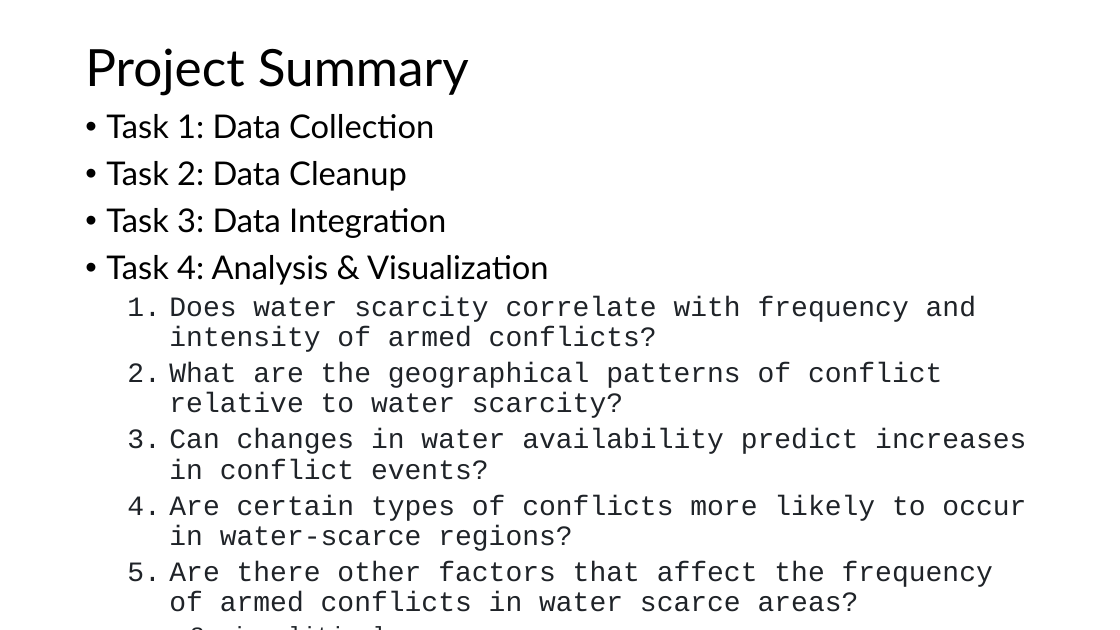
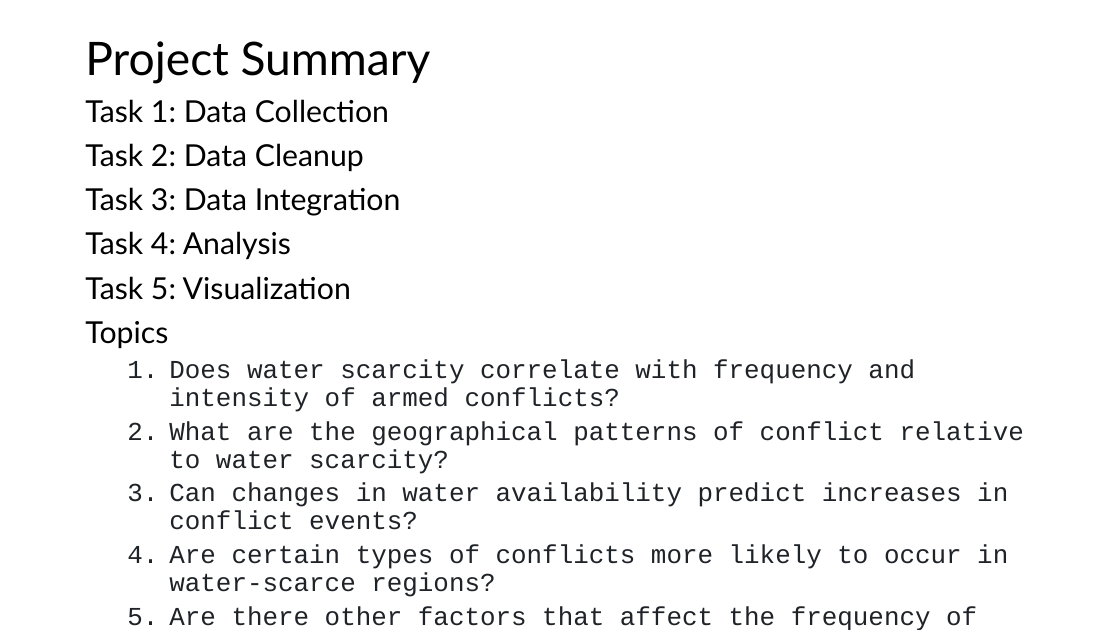
Before and after one commit to msmith150/Water-Conflict-Analysis, a slide deck: slide 4 of Project 1 Slides - Fox.pptx. Drawn at 1120x630 pixels with LibreOffice and Linux fonts; fonts in the diff are those of the drawing. Boxes give left, top, right and bottom in pixels: in the first picture for what was removed or moved away, otherwise in the second. Text is boxed around its words. In the diff, an @@ line names an element or a change of style, - is before the commit and + after.

Commit message:
updating slides

```diff
--- a/Project 1 Slides - Fox.pptx
+++ b/Project 1 Slides - Fox.pptx
@@ title "Project Summary" at (85,41,431,84): size 44 to 39.6 pt @@
@@ text "Task 1: Data Collection": place and size @@
-text "Task 1: Data Collection" at (106,114,1026,612)
+text "Task 1: Data Collection" at (85,99,1024,630)
@@ text at (85,99,1024,630): size 28 to 25.9 pt in "Task 1: Data Collection", "Task 2: Data Cleanup", "Task 3: Data Integration"; size 24 to 22.2 pt in "Does water scarcity correlate with frequency and ...", "What are the geographical patterns of conflict ...", "Can changes in water availability predict increases ...", "Are certain types of conflicts more likely ..." and 1 more places; size 20 to 18.5 pt in "Sociopolitical", "Geographical"; bullet • to none @@
@@ text at (85,231,351,349): text changed; size 28 to 25.9 pt @@
-• Task 4: Analysis & Visualization
+Task 4: Analysis
+Task 5: Visualization
+Topics
```
Also in this commit, not shown: 3 other slides changed, 3 slides added, 16 other files.
